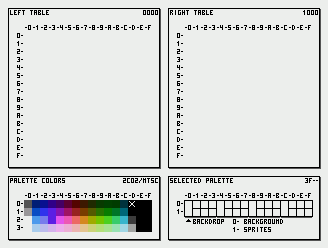
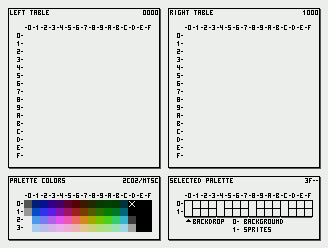
Layered file, before and after one edit (328 × 248). Changes by layer:
painted on "2c02" over bbox(48, 216, 56, 224)
